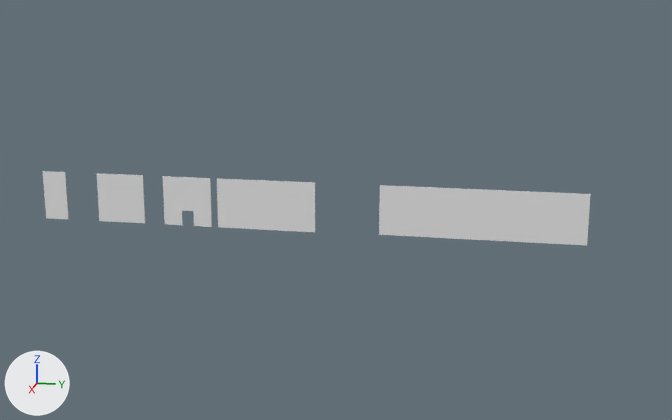
What one commit did to the Blender file LD42/Assets/Models/BuildingPieces.blend.
Rendered twice from a 50 mm camera at (208.3, 84.3, 57.7) aimed at (-2.7, 42.1, 5.0). Every picture has the same lights, and +X, +Y and +Z are marked at lower left.

In view in the first picture: 'Door', 'HalfWall', 'HugeWall', 'LargeWall', 'Wall'.
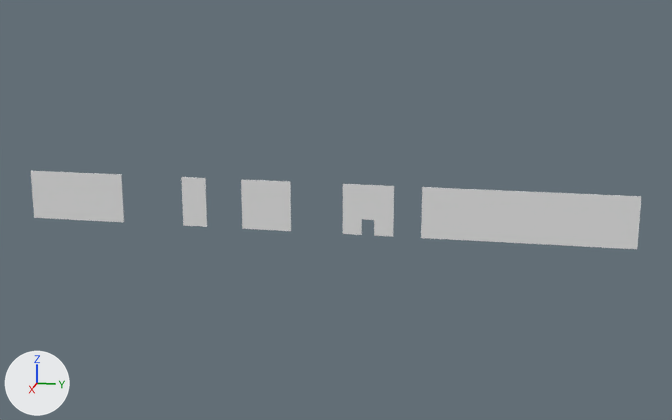
Commit message: Fixed level pieces so they join correctly

Where the newer file only moved an object's origin or applied its transform, the numbers keep the older frame.

Pixel boxes (x1, y1, x2, y2) of what changed, in the pictures (672 x 420 px):
'HugeWall', reshaped: before (379, 185, 591, 246); after (421, 187, 641, 249)
'LargeWall', reshaped: before (217, 178, 315, 232); after (31, 171, 124, 222)
'Wall', moved: before (97, 173, 145, 223); after (241, 180, 291, 231)
'Door', moved: before (163, 176, 212, 227); after (343, 184, 394, 237)
'HalfWall', reshaped: before (43, 171, 69, 219); after (181, 177, 207, 227)
part 2 of me_cube_003, deleted: before (217, 178, 315, 232)
part 3 of me_cube_003, added: after (31, 171, 124, 222)
part 4 of me_cube_000, added: after (181, 177, 207, 227)

Patch to the scene script:
```diff
--- a/LD42/Assets/Models/BuildingPieces.blend.py
+++ b/LD42/Assets/Models/BuildingPieces.blend.py
@@ me_cube_004 @@
 # used by ob_hugewall; location = (-4.2, 52.3, -0.9); rotation_euler = (1.571, 0.0, 0.0), in degrees (90, 0, 0); scale = (1.0, 1.0, 4.0)
-me_cube_004.from_pydata(...)  # 8 vertices, 4 faces; spans x 0.0..0.25, y 0.0..12.0, z -12.0..0.0
+me_cube_004.from_pydata(...)  # 8 vertices, 6 faces; spans x 4.23..4.48, y 0.9..12.9, z -14.62..-2.62
+# me_cube_004 part 1: the whole mesh is rebuilt
@@ me_cube_003 @@
 me_cube_003.from_pydata(...)  # 8 vertices, 4 faces; spans x 0.0..0.25, y 0.0..12.0, z -12.0..0.0
 # used by ob_largewall; location = (0.0, 13.6, 0.0); rotation_euler = (1.571, 0.0, 0.0), in degrees (90, 0, 0); scale = (1.0, 1.0, 2.0)
 # verts and faces of me_cube_003; kept vertices keep their numbers, new ones are numbered from 8
 # before: 0 (0.0, 0.0, 0.0) at pixel (218, 227), 1 (0.0, 12.0, 0.0) at pixel (216, 178), 2 (0.0, 0.0, -12.0) at pixel (315, 232), 3 (0.0, 12.0, -12.0) at pixel (315, 182), 4 (0.25, 0.0, 0.0) at pixel (218, 227)
 # before: 5 (0.25, 12.0, 0.0) at pixel (216, 178), 6 (0.25, 0.0, -12.0) at pixel (315, 232), 7 (0.25, 12.0, -12.0) at pixel (314, 182)
+# me_cube_003 part 2
+delete_vertices([*range(0, 8)])  # with the faces that use them
+# me_cube_003 part 3
+verts[8] = (0.0, 0.0, 24.15)  # pixel (34, 217)
+verts[9] = (0.0, 12.0, 24.15)  # pixel (31, 170)
+verts[10] = (0.0, 0.0, 12.15)  # pixel (124, 222)
+verts[11] = (0.0, 12.0, 12.15)  # pixel (121, 174)
+for new, old in zip([*range(12, 16)], [*range(8, 12)]): verts[new] = verts[old] + (0.25, 0.0, 0.0)
+faces += [(8, 9, 11, 10), (12, 14, 15, 13), (8, 10, 14, 12), (9, 13, 15, 11), (8, 12, 13, 9), (10, 11, 15, 14)]
@@ me_cube_000 @@
 me_cube_000.from_pydata(...)  # 8 vertices, 4 faces; spans x 0.0..0.25, y 0.0..12.0, z -12.0..0.0
 # used by ob_halfwall; location = (0.0, -31.4, 0.0); rotation_euler = (1.571, 0.0, 0.0), in degrees (90, 0, 0); scale = (1.0, 1.0, 0.5)
 # verts and faces of me_cube_000; kept vertices keep their numbers, new ones are numbered from 8
+# me_cube_000 part 4
+verts[8] = (0.0, 0.0, -72.44)  # pixel (183, 225)
+verts[9] = (0.0, 12.0, -72.44)  # pixel (181, 176)
+verts[10] = (0.0, 0.0, -84.44)  # pixel (207, 226)
+verts[11] = (0.0, 12.0, -84.44)  # pixel (205, 177)
+for new, old in zip([*range(12, 16)], [*range(8, 12)]): verts[new] = verts[old] + (0.25, 0.0, 0.0)
+faces += [(8, 9, 11, 10), (12, 14, 15, 13), (8, 10, 14, 12), (9, 13, 15, 11), (8, 12, 13, 9), (10, 11, 15, 14)]
@@ ob_door @@
 ob_door = bpy.data.objects.new('Door', me_cube_002)
-ob_door.location = (0.0, 0.0, 0.0)
+ob_door.location = (0.0, 44.2, 0.0)
 ob_door.rotation_euler = (1.571, 0.0, 0.0)  # degrees (90, 0, 0)
@@ ob_wall @@
 ob_wall = bpy.data.objects.new('Wall', me_cube_001)
-ob_wall.location = (0.0, -17.1, 0.0)
+ob_wall.location = (0.0, 19.7, 0.0)
 ob_wall.rotation_euler = (1.571, 0.0, 0.0)  # degrees (90, 0, 0)
```
